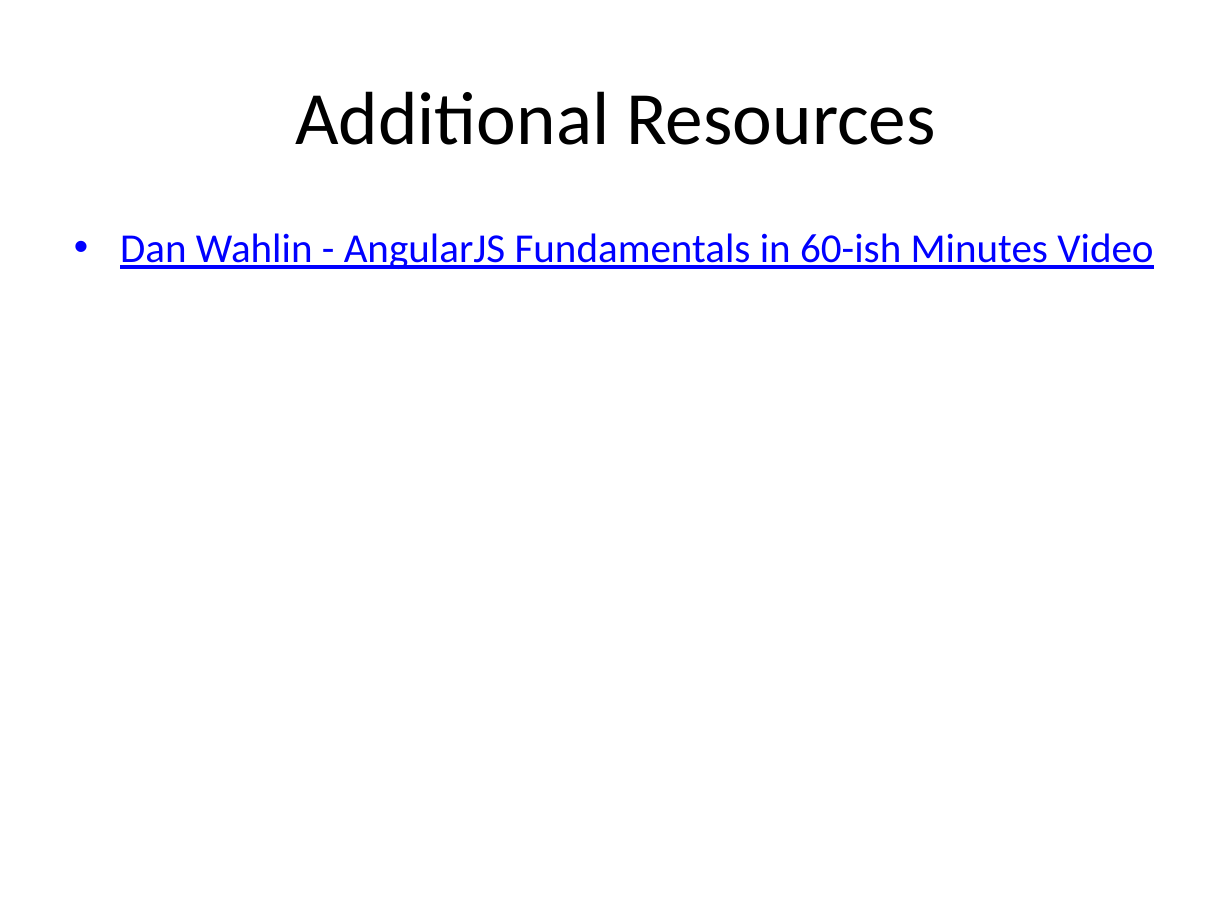
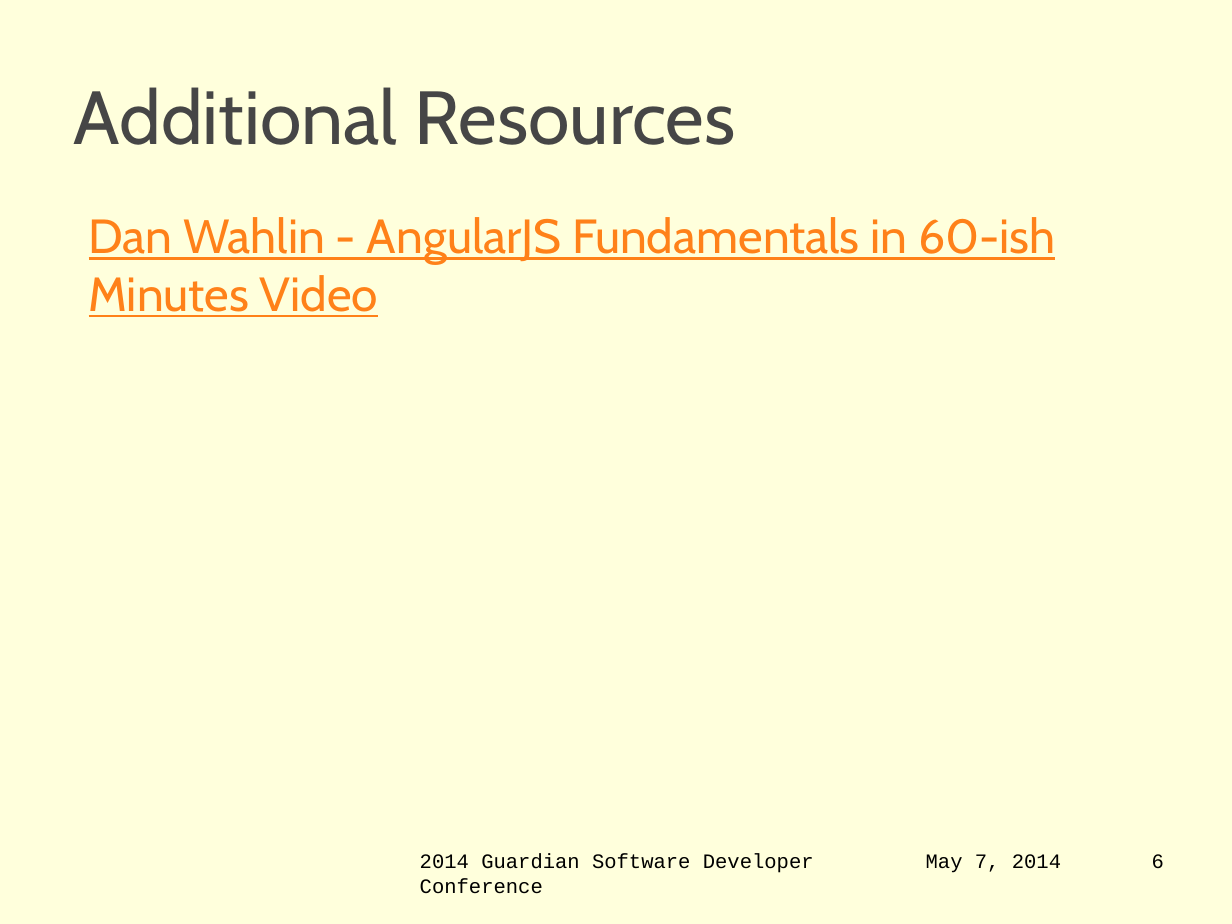
Before and after one commit to jbellmore/GSDC-2014-AngularJS, a slide deck: slide 6 of intro-to-angular-js.pptx. Drawn at 1232x924 pixels with LibreOffice and Linux fonts; fonts in the diff are those of the drawing; background and template pictures are left out. Boxes give left, top, right and bottom in pixels: in the first picture for what was removed or moved away, otherwise in the second. Text is boxed around its words. In the diff, an @@ line names an element or a change of style, - is before the commit and + after.

Commit message:
Updated presentation to use Walt's conference template

```diff
--- a/intro-to-angular-js.pptx
+++ b/intro-to-angular-js.pptx
@@ background #FFFFFF to #FFFFCC at 68% opacity @@
@@ title "Additional Resources" at <box>74,87,735,145</box>: font Calibri to Cabin, text colour #000000 to #464646; alignment centre to left @@
@@ text "Dan Wahlin - AngularJS Fundamentals ...": place and size @@
-text "Dan Wahlin - AngularJS Fundamentals ..." at <box>120,233,1153,269</box>
+text "Dan Wahlin - AngularJS Fundamentals ..." at <box>89,217,1056,317</box>
@@ text "Dan Wahlin - AngularJS Fundamentals ..." at <box>89,217,1056,317</box>: size 24 to 28 pt, font Calibri to Cabin, text colour #0000FF to #FF8119; bullet • to none @@
@@ text added at <box>420,853,814,894</box>, 12 pt, text #000000 @@
+2014 Guardian Software Developer Conference
@@ text added at <box>926,854,1061,873</box>, 12 pt, text #000000 @@
+May 7, 2014
@@ page number added at <box>1152,854,1164,869</box>, 12 pt, text #000000 @@
+6
```
Also in this commit, not shown: 5 other slides changed.
